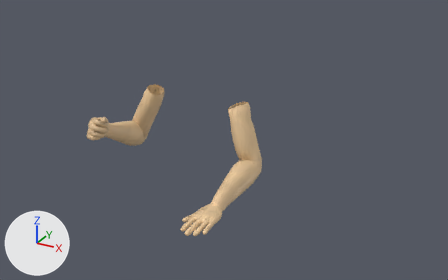
An edit to the FBX model Blender/Jakub/FPS_arms_2.0.fbx, drawn before and after from the same camera.
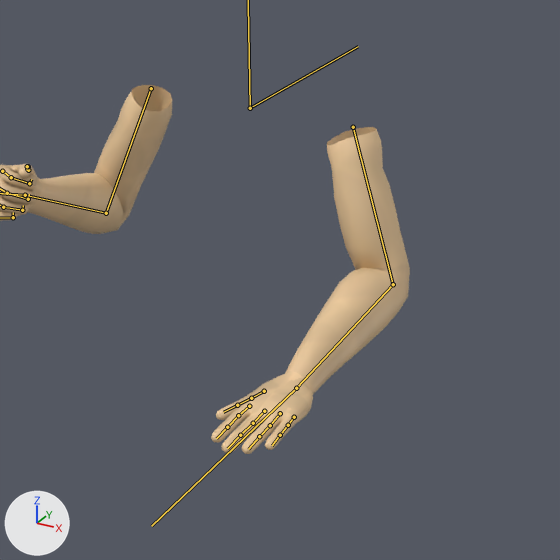
There are two pictures of each version: one whole from a 50 mm camera at (2.61, -4.26, 1.76) aimed at (0.4, -0.24, -0.25), one close up on the part from 21% to 72% of the width and 18% to 100% of the height. Lighting does not change. The marker at lower left points along +X, +Y and +Z. Both versions are drawn at frame 1 of the action 'FPS_rig|FPS_arms_apply.001Action'; the numbers are the values there. The bones that bend it are drawn over the model as lines in the close-ups.

Objects in the first close-up: 'FPS_arms_apply'.
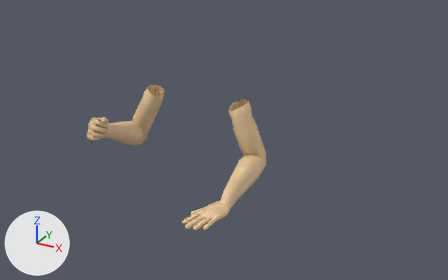
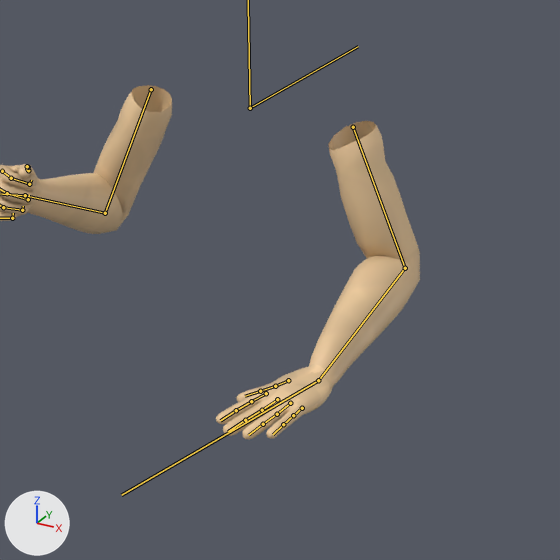
Where the change shows, as pixel boxes [x1, y1, x2, y2] in the close-ups (560 x 560 px):
'FPS_arms_apply', posed: before [0, 85, 410, 454]; after [0, 85, 420, 440]
bone 'Bicep_L', root to tip: before (353, 127) to (393, 284); after (353, 127) to (405, 268)
bone 'Forearm_L', root to tip: before (393, 284) to (296, 388); after (405, 268) to (318, 380)
bone 'Hand_L', root to tip: before (296, 388) to (272, 411); after (318, 380) to (284, 400)
bone 'Pinky_1_L', root to tip: before (294, 417) to (288, 425); after (302, 408) to (293, 415)
bone 'Thumb_1_L', root to tip: before (264, 391) to (251, 398); after (288, 380) to (275, 386)
bone 'Hand_ctrl_L', root to tip: before (296, 388) to (151, 526); after (318, 380) to (121, 495)

What the commit changed:
Bone 'Bicep_L' (bone_bicep_l) turns from (-71, 0, -12) to (-74, 13, -8) degrees about its own x, y and z.
Bone 'Forearm_L' (bone_forearm_l) turns from (5, 4, -73) to (5, 4, -82) degrees about its own x, y and z.
Bone 'Hand_L' (bone_hand_l) turns from (5, 64, -3) to (-32, 65, -47) degrees about its own x, y and z.
Bone 'Pinky_1_L' (bone_pinky_1_l) turns from (0, 0, -5) to (0, 0, 0) degrees about its own x, y and z.
Bone 'Thumb_1_L' (bone_thumb_1_l) turns from (0, 0, 5) to (0, 0, 0) degrees about its own x, y and z.
Bone 'Hand_ctrl_L' (bone_hand_ctrl_l) moves from (0.725, -1.082, -0.538) to (0.588, -1.083, -0.585).
Bone 'Hand_ctrl_L' (bone_hand_ctrl_l) turns from (1, -3, -89) to (0, 0, -104) degrees about its own x, y and z.
